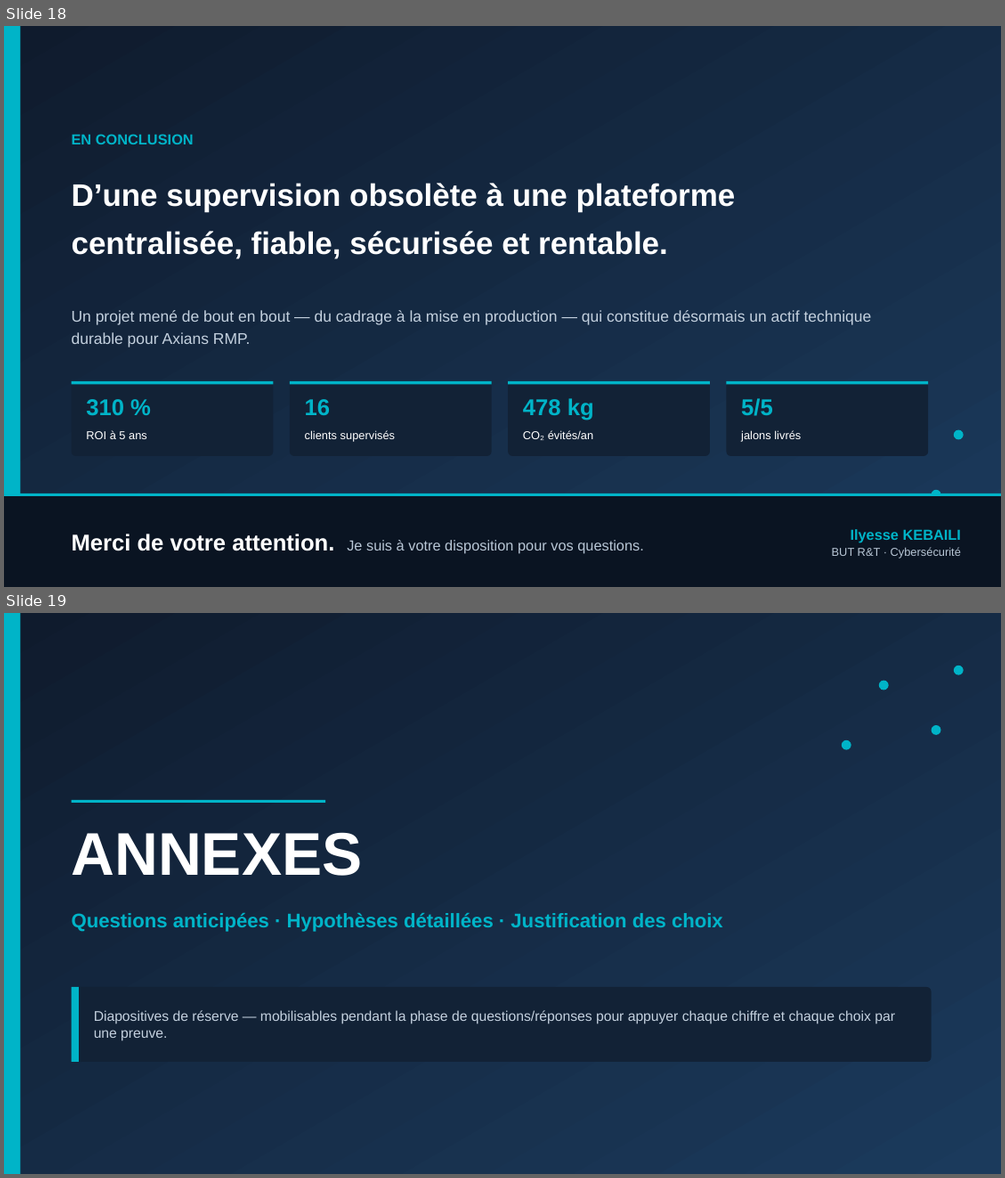
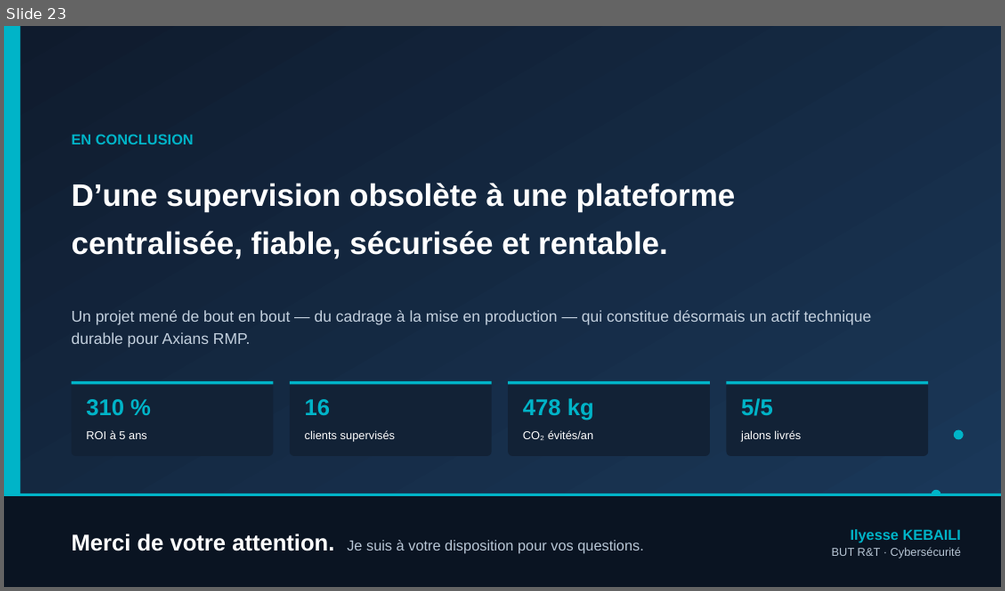
Before and after one commit to Ilyesse26100/Soutenance, a slide deck: Soutenance_Aphelie_Ilyesse_Kebaili.pptx. Shown one above the other, each under a label of ours: slides 18 and 19 before the commit, slide 23 after it. The pictures are 1005x1178 and 1005x591 pixels, drawn with LibreOffice and Linux fonts; fonts in the diff are those of the drawing. Boxes give left, top, right and bottom in pixels: in the first picture for what was removed or moved away, otherwise in the second. Text is boxed around its words. In the diff, an @@ line names an element or a change of style, - is before the commit and + after.

```diff
--- a/Soutenance_Aphelie_Ilyesse_Kebaili.pptx
+++ b/Soutenance_Aphelie_Ilyesse_Kebaili.pptx
@@ slide 19 removed at [4, 613, 1001, 1174], background #FFFFFF @@
@@ rectangle removed at [4, 613, 1001, 1174] @@
@@ rectangle removed at [4, 613, 20, 1174] @@
@@ ellipse removed at [954, 666, 963, 675] @@
@@ ellipse removed at [879, 681, 889, 690] @@
@@ ellipse removed at [841, 740, 851, 750] @@
@@ ellipse removed at [931, 725, 941, 735] @@
@@ rectangle removed at [72, 800, 325, 803] @@
@@ text removed at [72, 832, 363, 876] @@
-ANNEXES
@@ text removed at [72, 913, 723, 932] @@
-Questions anticipées · Hypothèses détaillées · Justification des choix
@@ rounded rectangle removed at [72, 987, 931, 1062] @@
@@ rectangle removed at [72, 987, 79, 1062] @@
@@ text removed at [94, 1010, 895, 1041] @@
-Diapositives de réserve — mobilisables pendant la phase de questions/réponses pour appuyer chaque chiffre et chaque choix par une preuve.
@@ what was slide 18 is now slide 23 @@
```
Also in this commit, not shown: 21 slides changed, 3 other files.
